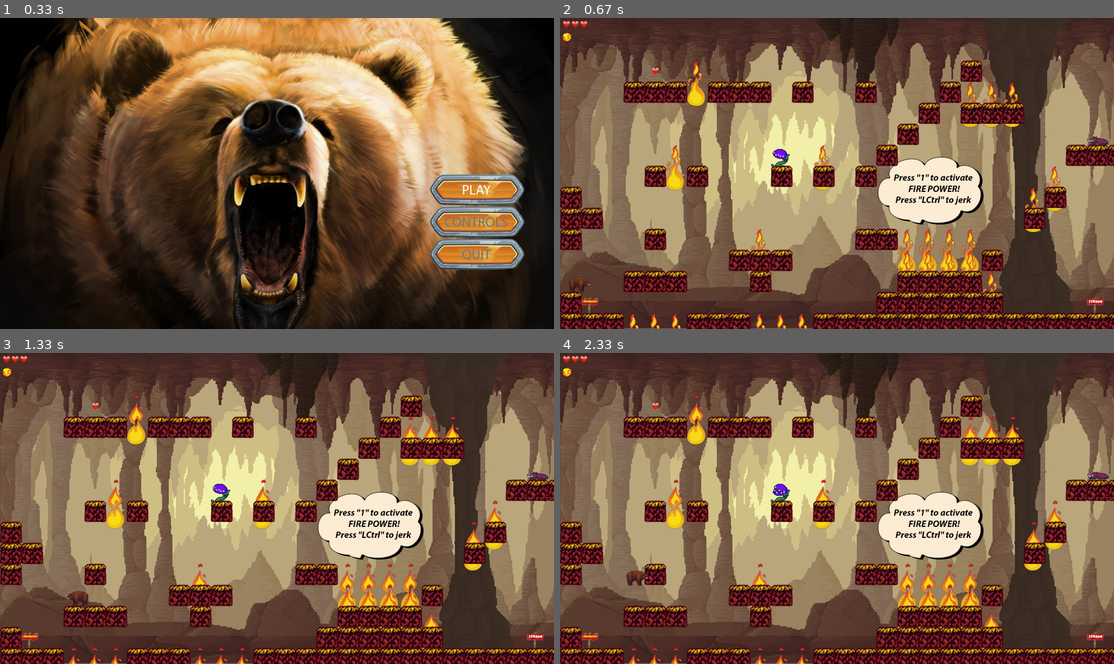
Above: before the commit, frames 1-4 (two rows, left to right).
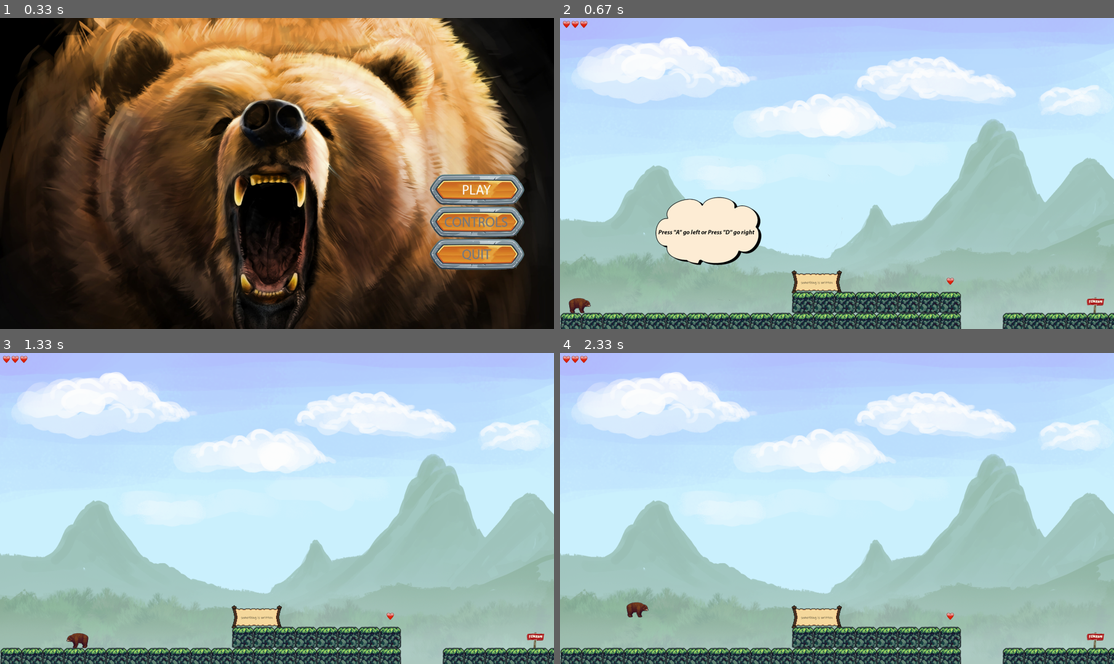
Above: after the commit, the same moments.

Repository: IharKapura/game_pygame
Game: pygame game, started from main.py
The game is run twice, just before and just after one commit, with the same random seed, the same clock (stepped at 60 frames per second) and the same inputs.
Inputs:
- Up to frame 1 (0.33 s): no input
- Up to frame 2 (0.67 s): tap Enter at 0.33 s
- Up to frame 3 (1.33 s): hold Space 0.67-1.13 s; hold Right 0.67-1.13 s; tap A at 1.17 s
- Up to frame 4 (2.33 s): hold Esc 1.5-1.97 s; hold Right 1.5-1.97 s; tap Space at 1.57, 1.87 s; tap Enter at 2 s

Frame 1 is identical in both runs. In frame 2, 100% of the frame differs, in the area x 0-100%, y 0-100%; in frame 3, 100%; in frame 4, 100%.

Commit message:
new frozen lvl

Diff:
--- a/bg.py
+++ b/bg.py
@@ -21,6 +21,8 @@
         self.text_jump = pygame.image.load(Path('images','bg','text_jump.png')).convert_alpha()
         self.text_fight = pygame.image.load(Path('images','bg','text_fight.png')).convert_alpha()
         self.text_fire_power = pygame.image.load(Path('images','bg','text_fire_power.png')).convert_alpha()
+        self.text_frozen_power = pygame.image.load(Path('images','bg','text_frozen_jump.png')).convert_alpha()
+        self.text_can_switch = pygame.image.load(Path('images','bg','can_switch.png')).convert_alpha()
 
     #обновление заднего фона, текстаб жизней
     def update_bg(self, player, level):
@@ -35,10 +37,13 @@
             self.screen.blit(self.text_run, (230 , 440))
         elif 640 <= player.rect.centerx <= 815 and level.level_number == 1:
             self.screen.blit(self.text_jump, (450, 440))
-        elif player.player_get_power and level.level_number == 4 and player.player_gameover == False and player.player_gamewin == False:
-            self.screen.blit(self.text_fight, (450, 300))
-        elif player.player_get_fire and level.level_number == 9 and player.player_gameover == False and player.player_gamewin == False:
+        elif player.player_get_power and level.level_number == 4 and not player.player_gameover and not player.player_gamewin:
+            self.screen.blit(self.text_fight, (450, 100))
+        elif player.player_get_fire and level.level_number == 9 and not player.player_gameover and not player.player_gamewin:
             self.screen.blit(self.text_fire_power, (1000, 300))
+        elif player.player_get_frozen and level.level_number == 15 and not player.player_gameover and not player.player_gamewin:
+            self.screen.blit(self.text_frozen_power, (500, 150))
+            self.screen.blit(self.text_can_switch, (1300, 550))
 
     #Счетчик жизней
     def lives(self, player):
@@ -64,9 +69,9 @@
             self.screen.blit(self.live, (10,10))
         if player.player_get_power and not player.player_fire_power and not player.player_frozen_power:
             self.screen.blit(self.power, (10, 50))
-        if player.player_fire_power and not player.player_frozen_power:
+        elif player.player_fire_power and not player.player_frozen_power:
             self.screen.blit(self.fire_power, (10, 50))
-        if player.player_frozen_power and not player.player_fire_power:
+        elif player.player_frozen_power and not player.player_fire_power:
             self.screen.blit(self.frozen_power, (10, 50))
 
     #Изменение фона на уровень пещера
--- a/controls.py
+++ b/controls.py
@@ -86,12 +86,18 @@
                     level.level_number = 10
                     level.level2_2()
                     bg.bg1 = pygame.image.load(Path('images','bg','cave_level.jpg')).convert_alpha()
-                elif 14 <= level.level_number:
+                elif 14 <= level.level_number < 16:
                     level.platforms = []
                     level.bad_platforms = []
                     level.level_number = 14
-                    level.level2_6(bg, cube)
-                    bg.bg1 = pygame.image.load(Path('images','bg','frozen_level.jpg.jpg')).convert_alpha()
+                    level.level2_6(bg, cube, bad_cube)
+                    bg.bg1 = pygame.image.load(Path('images','bg','frozen_level.jpg.')).convert_alpha()
+                elif 16 <= level.level_number:
+                    level.platforms = []
+                    level.bad_platforms = []
+                    level.level_number = 16
+                    level.level2_8()
+                    bg.bg1 = pygame.image.load(Path('images','bg','frozen_level.jpg.')).convert_alpha()
             #Переход на следующий уровень
             if event.key == pygame.K_r and player.player_gamewin == True:
                 player.player_gamewin = False
@@ -127,6 +133,8 @@
                     level.level2_6(bg, cube, bad_cube)
                 elif level.level_number == 15:
                     level.level2_7(cube_power)
+                elif level.level_number == 16:
+                    level.level2_8()
                 player.rect.centerx = player.screen_rect.centerx - 900
                 player.rect.centery = player.screen_rect.centery + 450
                 if level.level_number < 8:
@@ -172,6 +180,6 @@
             elif player.player_gamewin:
                 bg.bg1 = pygame.image.load(Path('images','gamewin.png')).convert_alpha()
                 bg.update_bg(player, level)
-            if level.level_number == 8:
-                level.level2_0(bg, cube, bad_cube)
+            if level.level_number == 0:
+                level.level1_1()
                 level.level_number += 1
--- a/level.py
+++ b/level.py
@@ -47,7 +47,7 @@
 		self.lives = []
 		self.tablets = []
 		#Номер уровня
-		self.level_number = 8
+		self.level_number = 0
 
 	# Обновление уровня
 	def update(self, screen, cube, bad_cube, cube_power, enemies, enemies_scorp, enemies_bug, finish, lives, tablet):
@@ -412,7 +412,7 @@
 				"        T           oooooooo",
 				"     ooooooooo     ooooooooo",
 				"o                           ",
-				"   oo                       ",
+				"   oo            E          ",
 				"       oo ^^^^ oooooo       ",
 				"         oooooo          ooo",
 				"          oooo        oH    ",
@@ -425,21 +425,21 @@
 #Уровень 2_6(14)
 	def level2_6(self, bg, cube, bad_cube):
 		self.level = [
-				"              oooooooo      ",
-				"                  ooo    F  ",
-				"                   o     ooo",
-				"                        oooo",
-				"                     ooooooo",
-				"        T           oooooooo",
-				"     ooooooooo     ooooooooo",
-				"o                           ",
-				"   oo                       ",
-				"       oo ^^^^ oooooo       ",
-				"         oooooo          ooo",
-				"          oooo        oH    ",
-				"                  o    oo^^^",
-				"       ^^     oo       ooooo",
-				"oooooooooooooooo^^o^^^^ooooo"
+				"                            ",
+				"                            ",
+				"                   B ^      ",
+				"       E    ^ ^   ^ooo      ",
+				"     oooo   oooo^^o     ^   ",
+				"    o           oo      oo  ",
+				"o             ^             ",
+				" ^^o   ^      o           oo",
+				" oo   ooo     ^ H        ooo",
+				"             oo o      ooooo",
+				"            oo          oooo",
+				"o     o   o  o^^^^^^o    ooo",
+				"oo      o    ooooooooo    oo",
+				" C  o^^^ooo      S ooooo F o",
+				"oooooooooooooooooooooooooooo"
 			]
 		bg.change_bg_frozen()
 		cube.change_cube_frozen()
@@ -450,20 +450,62 @@
 	def level2_7(self, cube_power):
 		self.level = [
 				"                            ",
-				"                            ",
-				"                            ",
-				"                            ",
-				"                            ",
-				"                            ",
-				"                            ",
-				"                            ",
-				"        *                   ",
-				"                            ",
-				"     T                      ",
-				"     ooooo                  ",
-				"    oooooo^^^^^oo           ",
-				"   oooooooooooooo        F  ",
-				"ooooooooooooooooo^^^^^^^ooooo"
+				"  H              *          ",
+				"  o            o      o     ",
+				"               o      oo    ",
+				" o             oooooooo  o  ",
+				"                  o     oo  ",
+				"o            o T     oooo   ",
+				"o           ooooooooo       ",
+				"oo         oo               ",
+				"ooo       o                 ",
+				"ooo  o    o                 ",
+				"o        oo   ooo           ",
+				"    ooo       o             ",
+				"   ooooo    oo           F  ",
+				"oooooooooooo^^^^^^^^^^^ooooo"
 			]
 		cube_power.change_frozen_powerball()
 		self.object_rect()
+
+	#Уровень 2_8(16)
+	def level2_8(self):
+		self.level = [
+				"                            ",
+				"                            ",
+				"       Eo                   ",
+				"       o       oo^          ",
+				"      o       ^  o       S  ",
+				"            H ^         ooo ",
+				"  o         oo^      ^ o    ",
+				"              ^o     oo     ",
+				"      o       ^ o           ",
+				"              ^             ",
+				"         o    ^      o      ",
+				"              ^  ^^^^^^^^^^^",
+				"   ooo o      ^  ooooooooooo",
+				" C o H o      ^          F  ",
+				"oooooooooooooooooooooooooooo"
+			]
+		self.object_rect()
+
+	#Уровень 2_9(17)
+	def level2_9(self):
+		self.level = [
+				"                            ",
+				"                            ",
+				"       Eo                   ",
+				"       o       oo^          ",
+				"      o       ^  o       S  ",
+				"            H ^         ooo ",
+				"  o         oo^      ^ o    ",
+				"              ^o     oo     ",
+				"      o       ^ o           ",
+				"              ^             ",
+				"         o    ^      o      ",
+				"              ^  ^^^^^^^^^^^",
+				"   ooo o      ^  ooooooooooo",
+				" C o H o      ^          F  ",
+				"oooooooooooooooooooooooooooo"
+			]
+		self.object_rect()
--- a/main.py
+++ b/main.py
@@ -24,7 +24,7 @@
 def main():
     pygame.mixer.pre_init(44100, -16, 1, 512)
     pygame.init()
-    screen = pygame.display.set_mode((WIDTH, HEIGHT), pygame.FULLSCREEN)
+    screen = pygame.display.set_mode((WIDTH, HEIGHT))
     pygame.display.set_caption("Bear can be a hero")
     player = Player(screen)
     bg = Bg(screen, player)
@@ -53,7 +53,7 @@
         clock.tick(FPS)
         pygame.display.update()
         pygame.display.flip()
-        print(clock)
+        print(level.level_number)
 
 
 if __name__ == "__main__":
--- a/player.py
+++ b/player.py
@@ -38,10 +38,10 @@
         self.player_gameover = False
         self.player_gamewin = False
         self.player_power = False
-        self.player_get_power = True
-        self.player_get_fire = True
+        self.player_get_power = False
+        self.player_get_fire = False
         self.player_fire_power = False
-        self.player_get_frozen = True
+        self.player_get_frozen = False
         self.player_frozen_power = False
         #Переменные для прыжка
         self.is_jump = False
@@ -301,6 +301,8 @@
                     self.screen.blit(tablet.player_say[3], (self.rect.centerx - 532, self.rect.centery - 371))
                 elif level.level_number == 13:
                     self.screen.blit(tablet.player_say[4], (self.rect.centerx - 532, self.rect.centery - 371))
+                elif level.level_number == 15:
+                    self.screen.blit(tablet.player_say[5], (self.rect.centerx - 532, self.rect.centery - 371))
     # Гравитация
     def gravitation(self):
         if self.change_y == 0:
@@ -317,7 +319,7 @@
 		# Если все в порядке, прыгаем вверх
         if len(platform_hit_list) > 0 or self.rect.bottom >= coor_screen_dawn:
             if not self.player_frozen_power:
-                self.change_y = -13
+                self.change_y = -15
             elif self.player_frozen_power:
                 self.change_y = -20
 
--- a/tablet.py
+++ b/tablet.py
@@ -16,4 +16,5 @@
 			pygame.image.load(Path('images', 'read_tablet_third.png')),
 			pygame.image.load(Path('images', 'read_tablet_fourth.png')),
 			pygame.image.load(Path('images', 'read_tablet_fifth.png')),
+			pygame.image.load(Path('images', 'read_tablet_sixth.png')),
 		]
Binary file added: images/bg/can_switch.png
Binary file added: images/bg/text_frozen_jump.png
